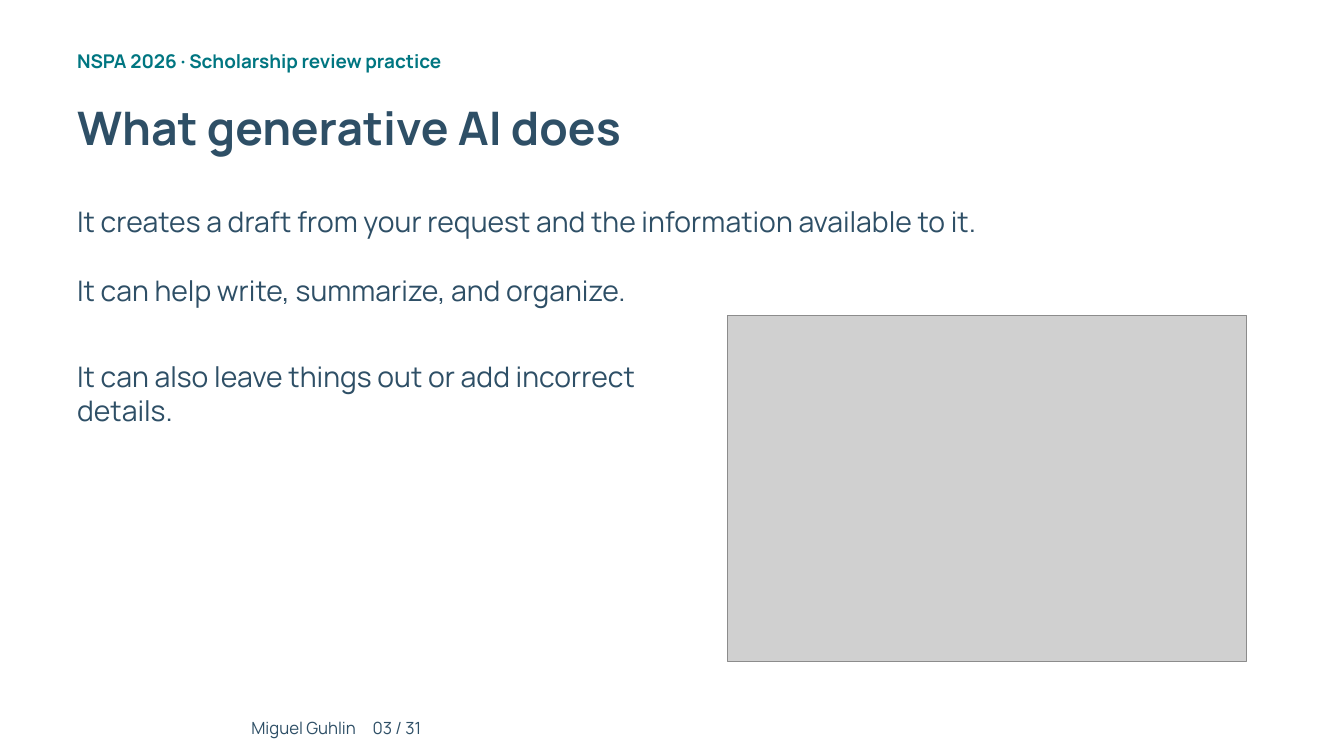
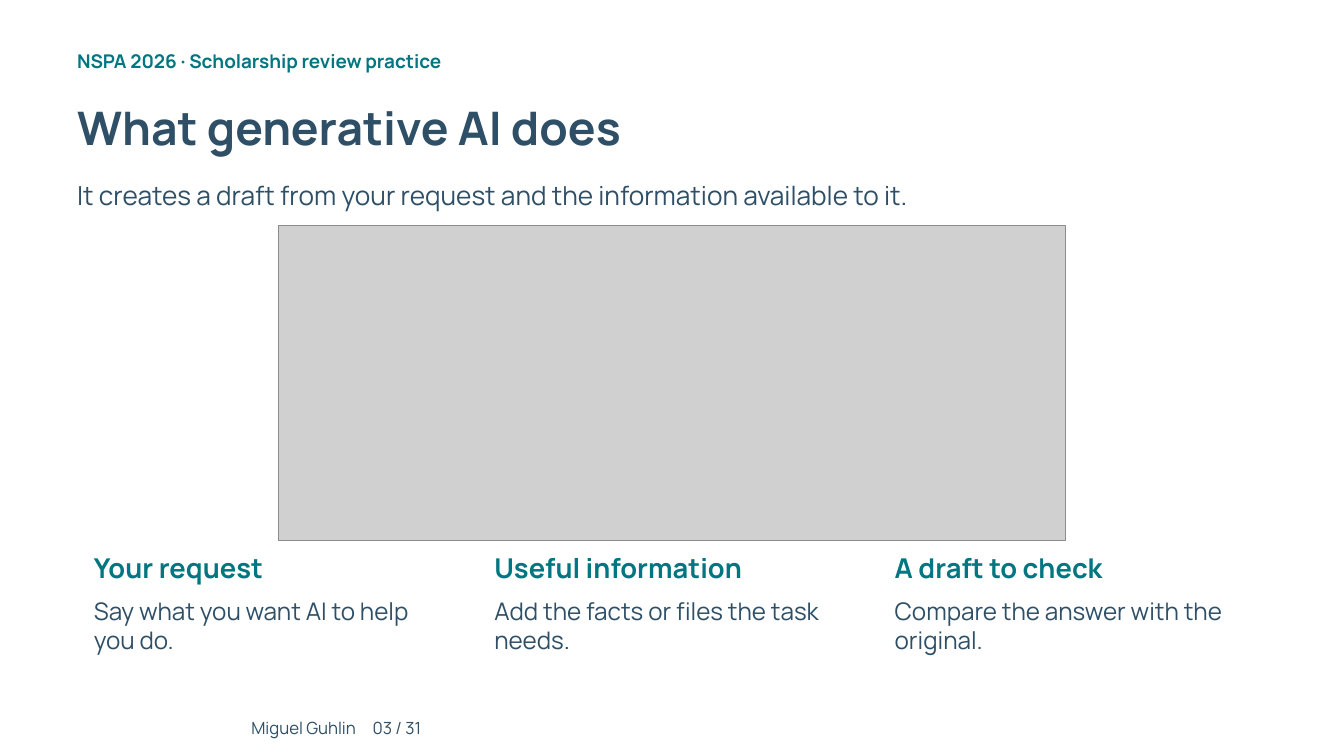
Before and after one commit to mguhlin/nspa, a slide deck: slide 3 of 2026/p/slides/ai-prompting-scholarship-review.pptx. Drawn at 1344x756 pixels with LibreOffice and Linux fonts; fonts in the diff are those of the drawing; grey boxes stand for pictures; background and template pictures are left out. Boxes give left, top, right and bottom in pixels: in the first picture for what was removed or moved away, otherwise in the second. Text is boxed around its words. In the diff, an @@ line names an element or a change of style, - is before the commit and + after.

```diff
--- a/2026/p/slides/ai-prompting-scholarship-review.pptx
+++ b/2026/p/slides/ai-prompting-scholarship-review.pptx
@@ text "It creates a draft from ...": place and size @@
-text "It creates a draft from ..." at (77, 211, 976, 239)
+text "It creates a draft from ..." at (77, 185, 907, 212)
@@ text "It creates a draft from ..." at (77, 185, 907, 212): size 20.2 to 18.8 pt @@
@@ picture added at (278, 226, 1066, 540) @@
@@ text removed at (77, 280, 626, 309) @@
-It can help write, summarize, and organize.
@@ picture removed at (727, 315, 1247, 661) @@
@@ text removed at (77, 366, 635, 422) @@
-It can also leave things out or add incorrect details.
@@ text added at (94, 558, 263, 585), 19.5 pt, text #007681, bold @@
+Your request
@@ text added at (494, 558, 742, 579), 19.5 pt, text #007681, bold @@
+Useful information
@@ text added at (895, 558, 1103, 579), 19.5 pt, text #007681, bold @@
+A draft to check
@@ text added at (94, 602, 408, 655), 17.2 pt, text #2E4F66 @@
+Say what you want AI to help you do.
@@ text added at (494, 602, 819, 650), 17.2 pt, text #2E4F66 @@
+Add the facts or files the task needs.
@@ text added at (895, 602, 1222, 655), 17.2 pt, text #2E4F66 @@
+Compare the answer with the original.
```
Also in this commit, not shown: 16 other slides changed, 1 slide added, 1 slide removed, 41 other files.
